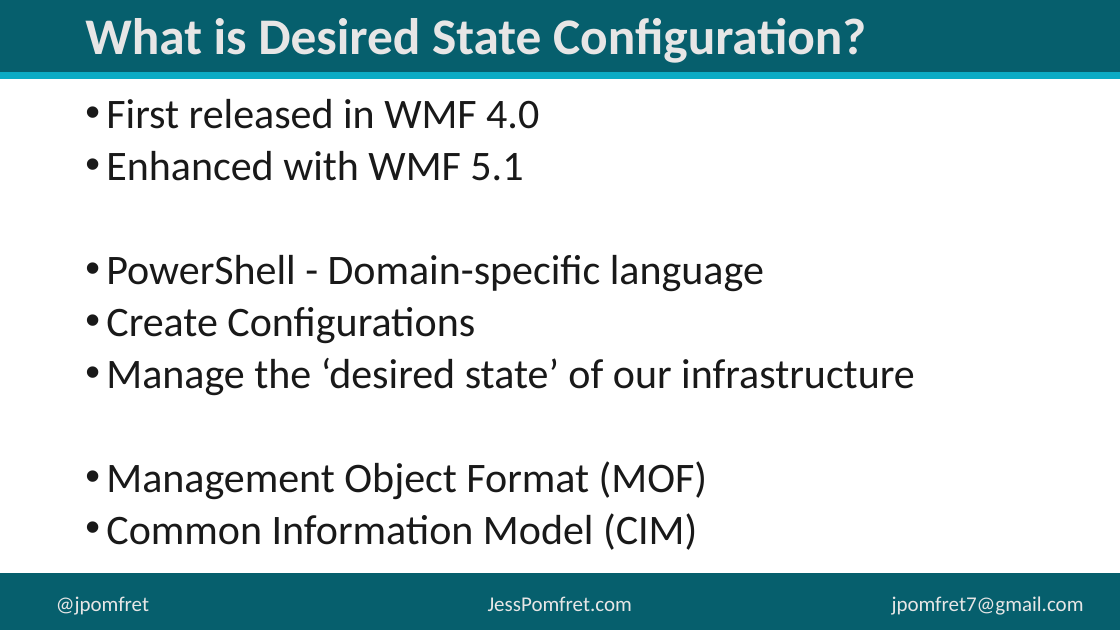
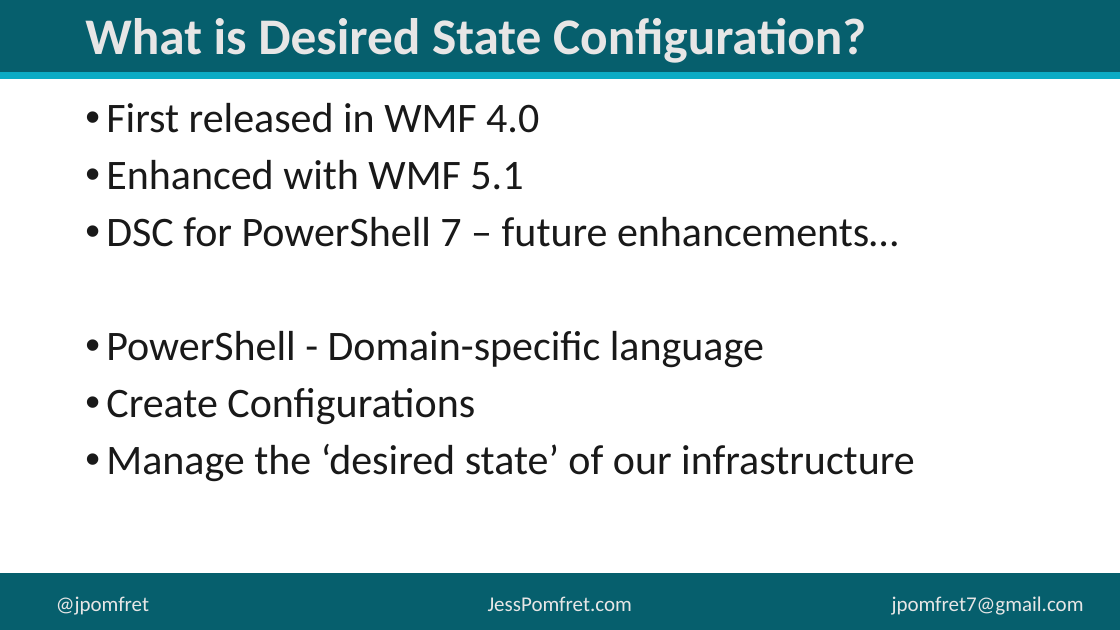
Before and after one commit to jpomfret/demos, a slide deck: slide 5 of DSC_SQLServer/Desired State Configuration.pptx (slide 6 before the commit). Drawn at 1120x630 pixels with LibreOffice and Linux fonts; fonts in the diff are those of the drawing; background and template pictures are left out. Boxes give left, top, right and bottom in pixels: in the first picture for what was removed or moved away, otherwise in the second. Text is boxed around its words. In the diff, an @@ line names an element or a change of style, - is before the commit and + after.

```diff
--- a/DSC_SQLServer/Desired State Configuration.pptx
+++ b/DSC_SQLServer/Desired State Configuration.pptx
@@ text at <box>106,103,915,482</box>: line spacing 0.8 to 0.9 @@
@@ text at <box>106,217,898,247</box>: paragraph added @@
+• DSC for PowerShell 7 – future enhancements…
@@ text at <box>106,461,707,550</box>: paragraphs removed @@
-• Management Object Format (MOF)
-• Common Information Model (CIM)
```
Also in this commit, not shown: 4 other slides changed, 4 slides added, 4 slides removed, 5 other files.
